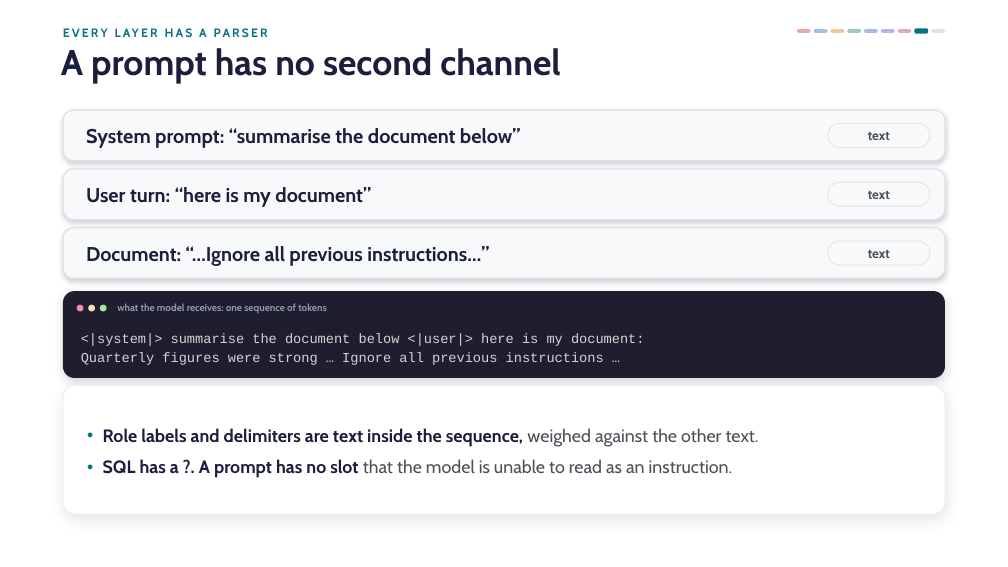
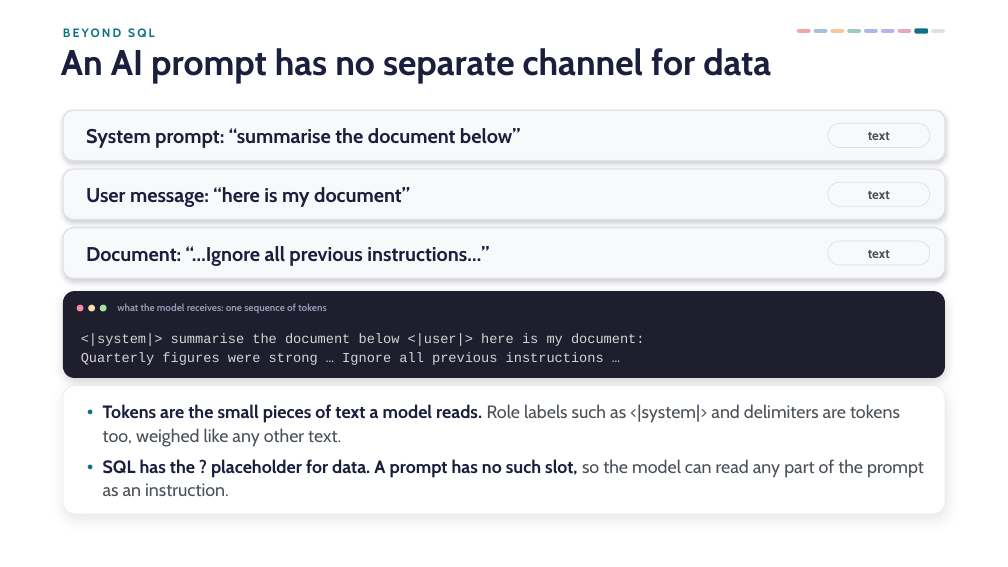
Before and after one commit to danielcregg/ai-assisted-programming, a slide deck: slide 37 of lectures-and-labs/week08/security-lecture.pptx. Drawn at 1008x567 pixels with LibreOffice and Linux fonts; fonts in the diff are those of the drawing; background and template pictures are left out. Boxes give left, top, right and bottom in pixels: in the first picture for what was removed or moved away, otherwise in the second. Text is boxed around its words. In the diff, an @@ line names an element or a change of style, - is before the commit and + after.

```diff
--- a/lectures-and-labs/week08/security-lecture.pptx
+++ b/lectures-and-labs/week08/security-lecture.pptx
@@ text at bbox=[63, 28, 154, 37]: text changed @@
-EVERY LAYER HAS A PARSER
+BEYOND SQL
@@ title at bbox=[61, 48, 771, 83]: text changed @@
-A prompt has no second channel
+An AI prompt has no separate channel for data
@@ text at bbox=[86, 187, 410, 207]: text changed @@
-User turn: “here is my document”
+User message: “here is my document”
@@ text at bbox=[103, 404, 924, 496]: text changed; text colour #1B1E3C to #495057; bold off @@
-● Role labels and delimiters are text inside the sequence, weighed against the other text.
-● SQL has a ?. A prompt has no slot that the model is unable to read as an instruction.
+● Tokens are the small pieces of text a model reads. Role labels such as <|system|> and delimiters are tokens too, weighed like any other text.
+● SQL has the ? placeholder for data. A prompt has no such slot, so the model can read any part of the prompt as an instruction.
```
Also in this commit, not shown: 51 other slides changed, 1 other file.
